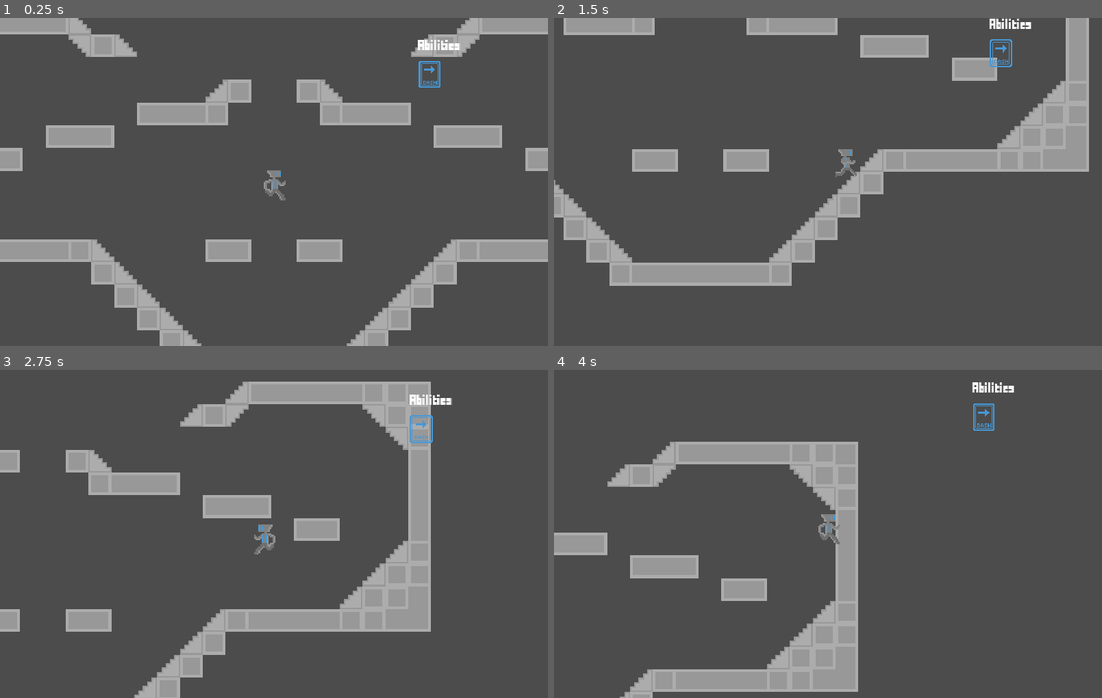
Above: before the commit, frames 1-4 (two rows, left to right).
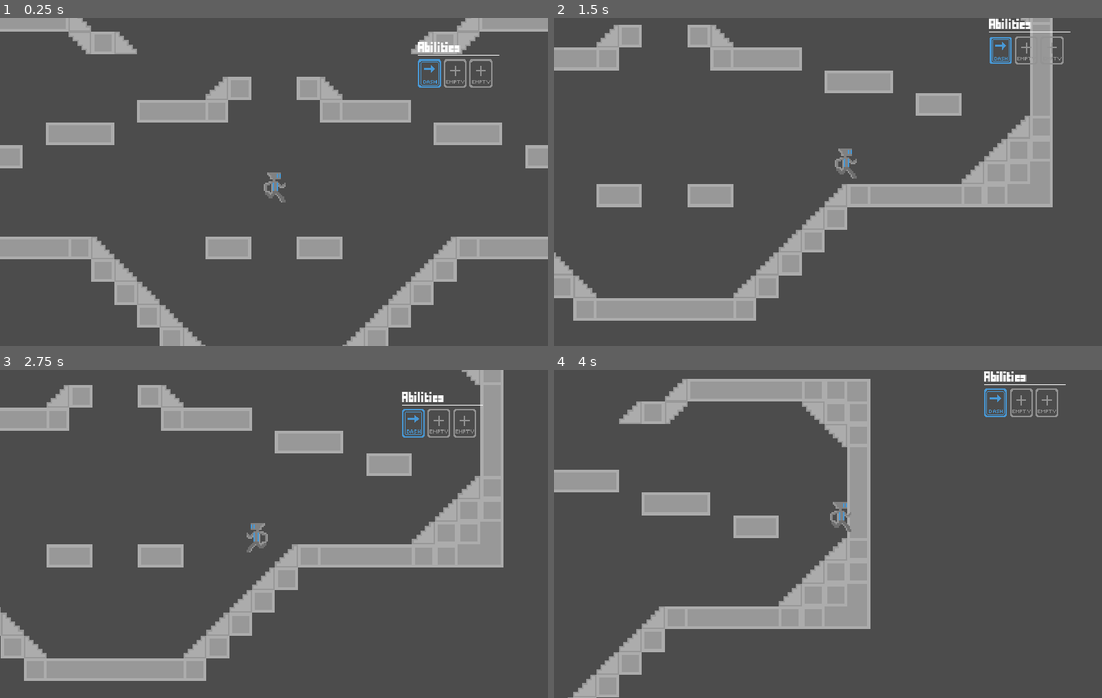
Above: after the commit, the same moments.

Repository: LQR471814/Machine
Game: Godot game, scene res://Scene.tscn
The game is run twice, just before and just after one commit, with the same random seed, the same clock (stepped at 60 frames per second) and the same inputs.
Inputs:
- Up to frame 1 (0.25 s): no input
- Up to frame 2 (1.5 s): hold Ctrl (dash) 0.53-1.28 s; hold Right (ui_right) from 0.53 s (still down); tap Up (ui_up) at 0.77 s; tap Ctrl (dash) at 1.35 s
- Up to frame 3 (2.75 s): tap Up (ui_up) at 1.52 s; release Right (ui_right) at 2.03 s; hold Left (ui_left) from 2.03 s (still down); hold Ctrl (dash) from 2.03 s (still down)
- Up to frame 4 (4 s): release Left (ui_left) at 2.78 s; release Ctrl (dash) at 2.78 s; hold Right (ui_right) from 2.78 s (still down); tap Ctrl (dash) at 2.85 s; tap Up (ui_up) at 3.02, 3.77 s; hold Ctrl (dash) from 3.53 s (still down)

The runs differ from the first frame. In frame 1, 3.8% of the frame differs, in the area x 0-100%, y 0-100%; in frame 2, 25%; in frame 3, 28%, in the area x 0-92%, y 0-100%; in frame 4, 24%.

Commit message:
Added empty ability boxes

Diff:
--- a/Player.tscn
+++ b/Player.tscn
@@ -24,48 +24,57 @@
 [ext_resource path="res://assets/gui/dashcooldown/ready/ready-2.png" type="Texture" id=22]
 [ext_resource path="res://assets/gui/dashcooldown/ready/ready-1.png" type="Texture" id=23]
 [ext_resource path="res://assets/sprites/robot/moveset/fall/robot_fall.png" type="Texture" id=24]
-
-[sub_resource type="DynamicFont" id=9]
+[ext_resource path="res://assets/gui/empty/Empty_Ability.png" type="Texture" id=25]
+
+[sub_resource type="DynamicFont" id=1]
 size = 12
 font_data = ExtResource( 21 )
 
-[sub_resource type="SpriteFrames" id=10]
+[sub_resource type="SpriteFrames" id=2]
 animations = [ {
+"frames": [ ExtResource( 15 ), ExtResource( 23 ), ExtResource( 22 ) ],
+"loop": true,
+"name": "DashReady",
+"speed": 4.0
+}, {
 "frames": [ ExtResource( 12 ), ExtResource( 10 ), ExtResource( 18 ), ExtResource( 11 ), ExtResource( 16 ), ExtResource( 13 ), ExtResource( 14 ), ExtResource( 20 ), ExtResource( 19 ), ExtResource( 17 ) ],
 "loop": false,
 "name": "DashCooldown",
 "speed": 1.0
-}, {
-"frames": [ ExtResource( 15 ), ExtResource( 23 ), ExtResource( 22 ) ],
-"loop": true,
-"name": "DashReady",
-"speed": 4.0
 } ]
 
-[sub_resource type="RectangleShape2D" id=1]
+[sub_resource type="SpriteFrames" id=3]
+animations = [ {
+"frames": [ ExtResource( 25 ) ],
+"loop": true,
+"name": "empty",
+"speed": 5.0
+} ]
+
+[sub_resource type="RectangleShape2D" id=4]
 extents = Vector2( 5.04375, 10.5372 )
 
-[sub_resource type="RectangleShape2D" id=2]
+[sub_resource type="RectangleShape2D" id=5]
 extents = Vector2( 6, 8.53349 )
 
-[sub_resource type="Gradient" id=3]
+[sub_resource type="Gradient" id=6]
 colors = PoolColorArray( 1, 1, 1, 1, 1, 1, 1, 1 )
 
-[sub_resource type="GradientTexture" id=4]
-gradient = SubResource( 3 )
-
-[sub_resource type="ParticlesMaterial" id=5]
+[sub_resource type="GradientTexture" id=7]
+gradient = SubResource( 6 )
+
+[sub_resource type="ParticlesMaterial" id=8]
 flag_disable_z = true
 gravity = Vector3( 0, 0, 0 )
 orbit_velocity = 0.0
 orbit_velocity_random = 0.0
-color_ramp = SubResource( 4 )
-
-[sub_resource type="SpriteFrames" id=6]
+color_ramp = SubResource( 7 )
+
+[sub_resource type="SpriteFrames" id=9]
 animations = [ {
-"frames": [ ExtResource( 4 ) ],
-"loop": true,
-"name": "Crouch",
+"frames": [ ExtResource( 24 ) ],
+"loop": true,
+"name": "Fall",
 "speed": 5.0
 }, {
 "frames": [ ExtResource( 5 ), ExtResource( 3 ), ExtResource( 7 ), ExtResource( 2 ) ],
@@ -73,18 +82,18 @@
 "name": "Run",
 "speed": 8.0
 }, {
+"frames": [ ExtResource( 4 ) ],
+"loop": true,
+"name": "Crouch",
+"speed": 5.0
+}, {
 "frames": [ ExtResource( 1 ) ],
 "loop": true,
 "name": "Acceleration",
 "speed": 5.0
-}, {
-"frames": [ ExtResource( 24 ) ],
-"loop": true,
-"name": "Fall",
-"speed": 5.0
 } ]
 
-[sub_resource type="Animation" id=7]
+[sub_resource type="Animation" id=10]
 length = 0.5
 loop = true
 tracks/0/type = "value"
@@ -133,8 +142,10 @@
 margin_right = 176.0
 margin_bottom = 21.0
 
-[node name="TextureRect" type="TextureRect" parent="Cooldowns/Container/MarginContainer"]
-margin_right = 176.0
+[node name="Line2D" type="Line2D" parent="Cooldowns/Container/MarginContainer"]
+points = PoolVector2Array( 0, -3, 114, -3 )
+width = 1.0
+default_color = Color( 1, 1, 1, 1 )
 
 [node name="Cooldowns" type="HBoxContainer" parent="Cooldowns/Container"]
 margin_top = 25.0
@@ -146,19 +157,40 @@
 [node name="DashMargin" type="MarginContainer" parent="Cooldowns/Container/Cooldowns/DashCooldown"]
 
 [node name="DashCooldown" type="AnimatedSprite" parent="Cooldowns/Container/Cooldowns/DashCooldown/DashMargin"]
-position = Vector2( 16, 23 )
-frames = SubResource( 10 )
+position = Vector2( 16, 19 )
+frames = SubResource( 2 )
 animation = "DashReady"
-frame = 2
 playing = true
+
+[node name="Empty_0" type="VBoxContainer" parent="Cooldowns/Container/Cooldowns"]
+margin_left = 4.0
+margin_right = 4.0
+
+[node name="EmptyMargin" type="MarginContainer" parent="Cooldowns/Container/Cooldowns/Empty_0"]
+
+[node name="Empty_0" type="AnimatedSprite" parent="Cooldowns/Container/Cooldowns/Empty_0/EmptyMargin"]
+position = Vector2( 48, 19 )
+frames = SubResource( 3 )
+animation = "empty"
+
+[node name="Empty_1" type="VBoxContainer" parent="Cooldowns/Container/Cooldowns"]
+margin_left = 8.0
+margin_right = 8.0
+
+[node name="EmptyMargin" type="MarginContainer" parent="Cooldowns/Container/Cooldowns/Empty_1"]
+
+[node name="Empty_0" type="AnimatedSprite" parent="Cooldowns/Container/Cooldowns/Empty_1/EmptyMargin"]
+position = Vector2( 80, 19 )
+frames = SubResource( 3 )
+animation = "empty"
 
 [node name="RunCollision" type="CollisionShape2D" parent="."]
 position = Vector2( 0.0222712, -0.480022 )
-shape = SubResource( 1 )
+shape = SubResource( 4 )
 
 [node name="CrouchCollision" type="CollisionShape2D" parent="."]
 position = Vector2( -0.0769424, 0.538616 )
-shape = SubResource( 2 )
+shape = SubResource( 5 )
 
 [node name="DashEffectRight" type="Particles2D" parent="."]
 emitting = false
@@ -185,11 +217,11 @@
 smoothing_speed = 10.0
 
 [node name="Sprite" type="AnimatedSprite" parent="."]
-frames = SubResource( 6 )
+frames = SubResource( 9 )
 animation = "Fall"
 
 [node name="Animations" type="AnimationPlayer" parent="."]
-anims/Run = SubResource( 7 )
+anims/Run = SubResource( 10 )
 
 [node name="DashTimer" type="Timer" parent="."]
 [connection signal="timeout" from="DashTimer" to="." method="_on_DashTimer_timeout"]
--- a/Scene.tscn
+++ b/Scene.tscn
@@ -50,19 +50,19 @@
 [sub_resource type="ConvexPolygonShape2D" id=14]
 points = PoolVector2Array( 0, 0, 16, 0, 16, 16, 0, 16 )
 
+[sub_resource type="ConvexPolygonShape2D" id=15]
+points = PoolVector2Array( 0, 16, 16, 0, 16, 16, 0, 16, 0, 16 )
+
 [sub_resource type="ConvexPolygonShape2D" id=16]
-points = PoolVector2Array( 0, 16, 16, 0, 16, 16, 0, 16, 0, 16 )
+points = PoolVector2Array( 0, 0, 16, 16, 0, 16, 0, 0 )
 
 [sub_resource type="ConvexPolygonShape2D" id=17]
-points = PoolVector2Array( 0, 0, 16, 16, 0, 16, 0, 0 )
+points = PoolVector2Array( 0, 0, 16, 0, 16, 16 )
 
 [sub_resource type="ConvexPolygonShape2D" id=18]
-points = PoolVector2Array( 0, 0, 16, 0, 16, 16 )
-
-[sub_resource type="ConvexPolygonShape2D" id=19]
 points = PoolVector2Array( 16, 0, 0, 16, 0, 0, 16, 0 )
 
-[sub_resource type="TileSet" id=15]
+[sub_resource type="TileSet" id=19]
 0/name = "Block_1.png 0"
 0/texture = ExtResource( 7 )
 0/tex_offset = Vector2( 0, 0 )
--- a/src/Player.gd
+++ b/src/Player.gd
@@ -4,8 +4,8 @@
 const MAX_SPEED = 150
 const FRICTION = 1
 const AIR_RESISTENCE = 0.1
-const GRAVITY = 200
-const JUMP_FORCE = 100
+const GRAVITY = 300
+const JUMP_FORCE = 120
 
 const DASH_FORCE = 5000
 const DASH_FRAMES = 10
Not shown: 4 places in Player.tscn that only renumber resources
Not shown: 5 places in Scene.tscn that only renumber resources
Binary file added: assets/gui/empty/Empty_Ability.png
Not shown, added: assets/gui/empty/Empty_Ability.png.import
Binary file removed: assets/sprites/robot/effects/fall.png
Not shown, removed: assets/sprites/robot/effects/fall.png.import
Binary file changed: assets/sprites/robot/moveset/fall/robot_fall.png
Not shown, changed: export_presets.cfg
Not shown, added: assets/gui/empty/Empty_Ability.pixil
Not shown, added: dist/Machine-MacOSX.zip
Not shown, changed: dist/Machine.exe
Not shown, removed: dist/Machine.pck
(and 2 more such lines)
